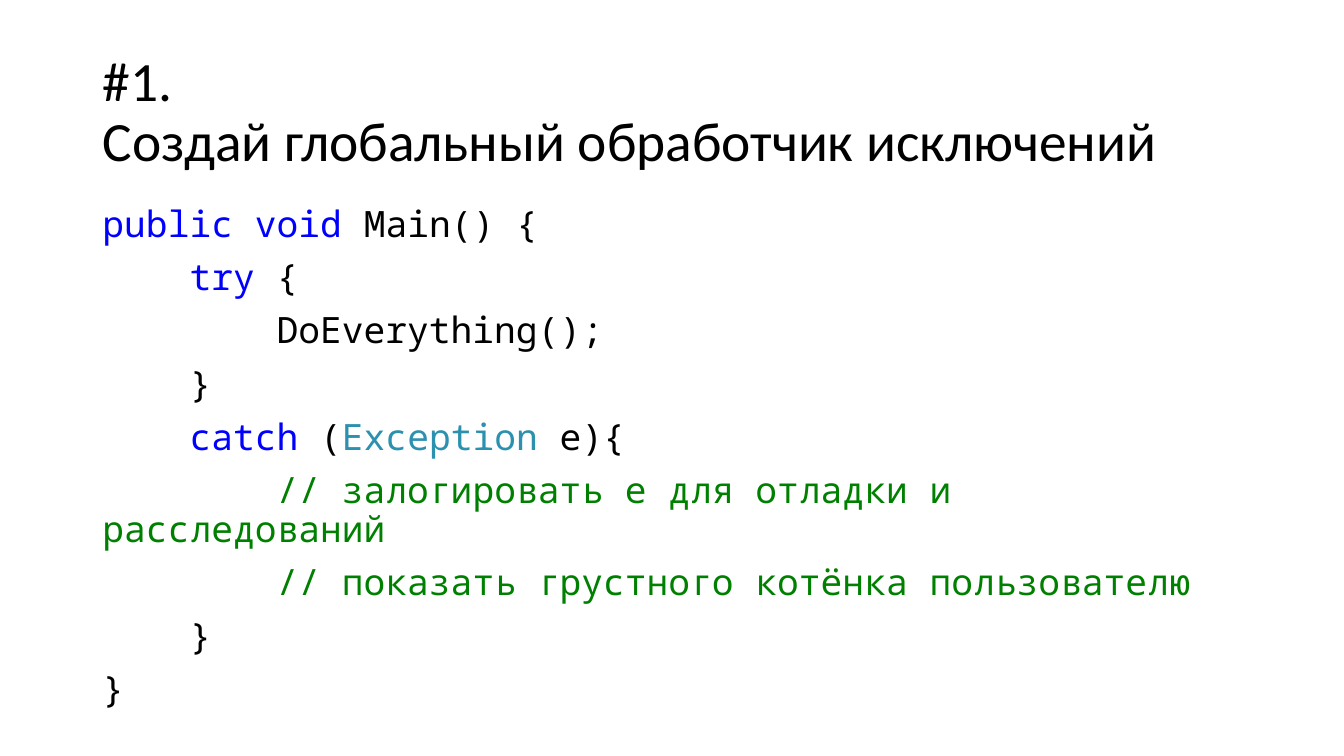
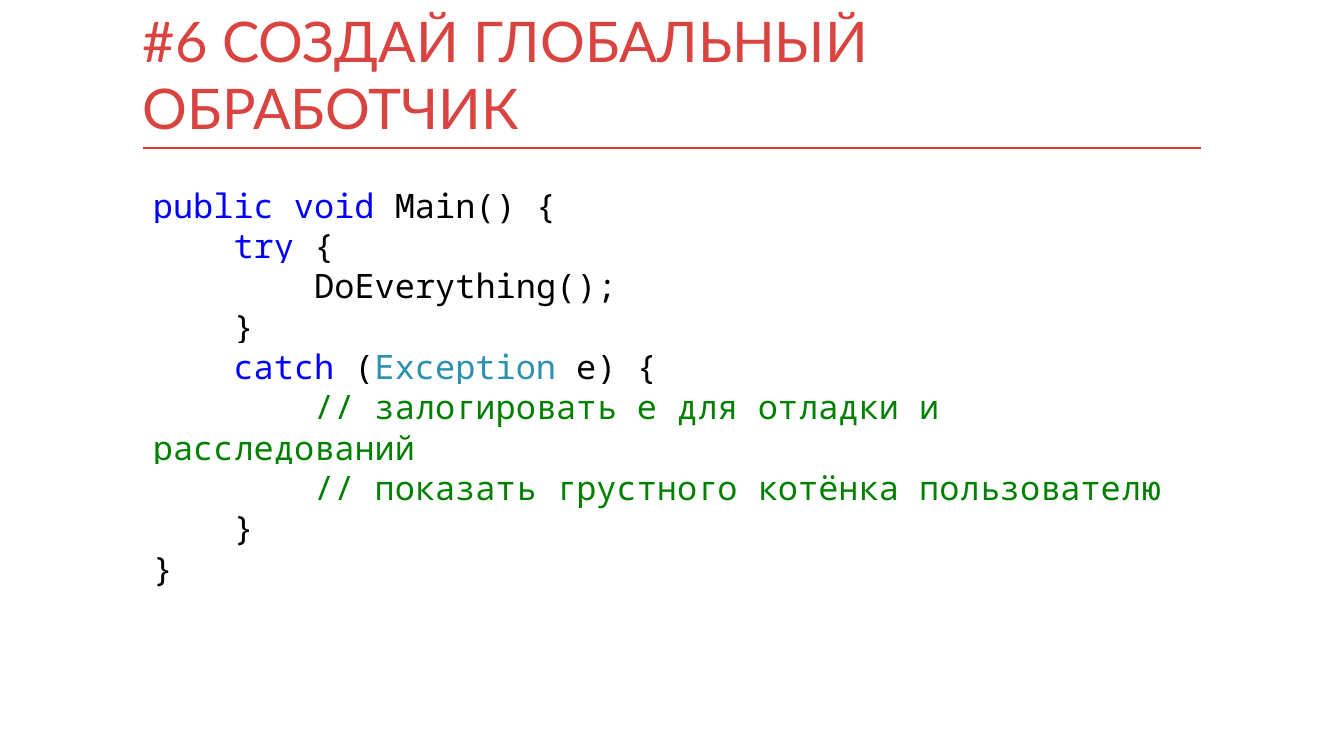
Before and after one commit to kontur-courses/exceptions, a slide deck: slide 14 of exceptions.pptx (slide 2 before the commit). Drawn at 1344x756 pixels with LibreOffice and Linux fonts; fonts in the diff are those of the drawing. Boxes give left, top, right and bottom in pixels: in the first picture for what was removed or moved away, otherwise in the second. Text is boxed around its words. In the diff, an @@ line names an element or a change of style, - is before the commit and + after.

```diff
--- a/exceptions.pptx
+++ b/exceptions.pptx
@@ title at bbox=[143, 13, 868, 130]: text changed; size 39.6 to 40 pt; font Calibri to Lato; text colour #000000 to #D94440 @@
-#1.
-Создай глобальный обработчик исключений
+#6 СОЗДАЙ ГЛОБАЛЬНЫЙ ОБРАБОТЧИК
@@ title "#6 СОЗДАЙ ГЛОБАЛЬНЫЙ ОБРАБОТЧИК" at bbox=[143, 13, 868, 130]: vertical alignment middle to bottom @@
@@ line added from (143, 148) to (1202, 148), #D83F3B 1 pt @@
@@ text "public void Main() {": place and size @@
-text "public void Main() {" at bbox=[102, 209, 1191, 604]
+text "public void Main() {" at bbox=[153, 192, 1161, 509]
@@ text at bbox=[153, 192, 1161, 509]: size 25.9 to 24 pt in "public void Main() {", "try {", "DoEverything();", "}" and 4 more places; line spacing 0.9 to 1; less space between paragraphs @@
@@ text at bbox=[234, 353, 616, 384]: text changed; size 25.9 to 24 pt @@
-catch (Exception e){
+catch (Exception e) {
```
Also in this commit, not shown: 14 other slides changed, 9 slides added, 1 slide removed, 6 other files.
